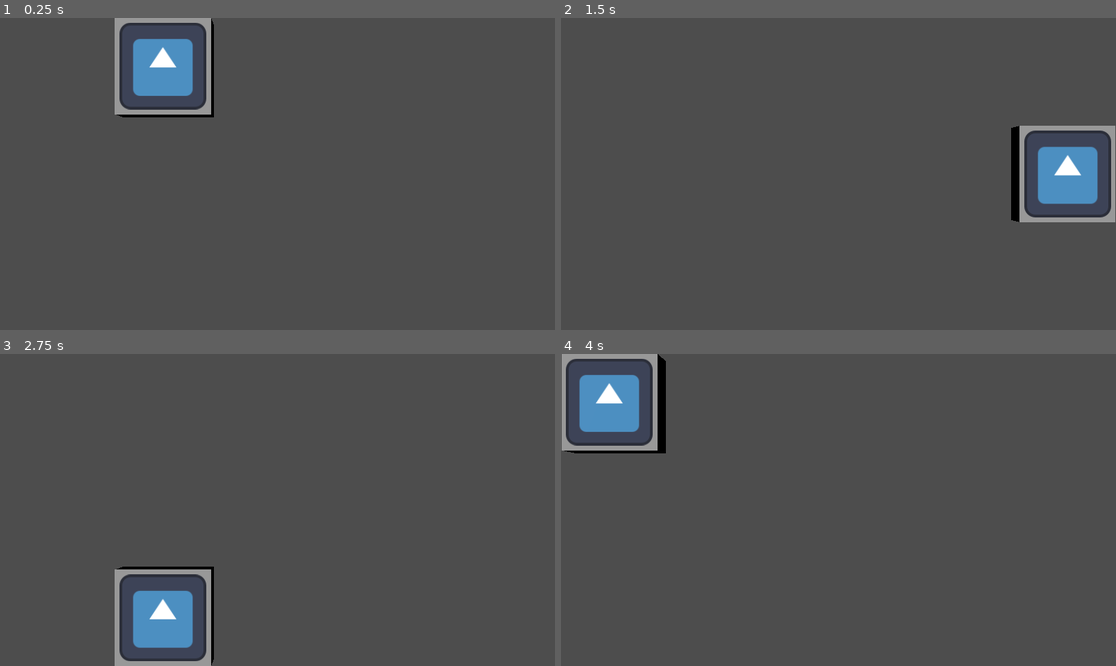
Above: before the commit, frames 1-4 (two rows, left to right).
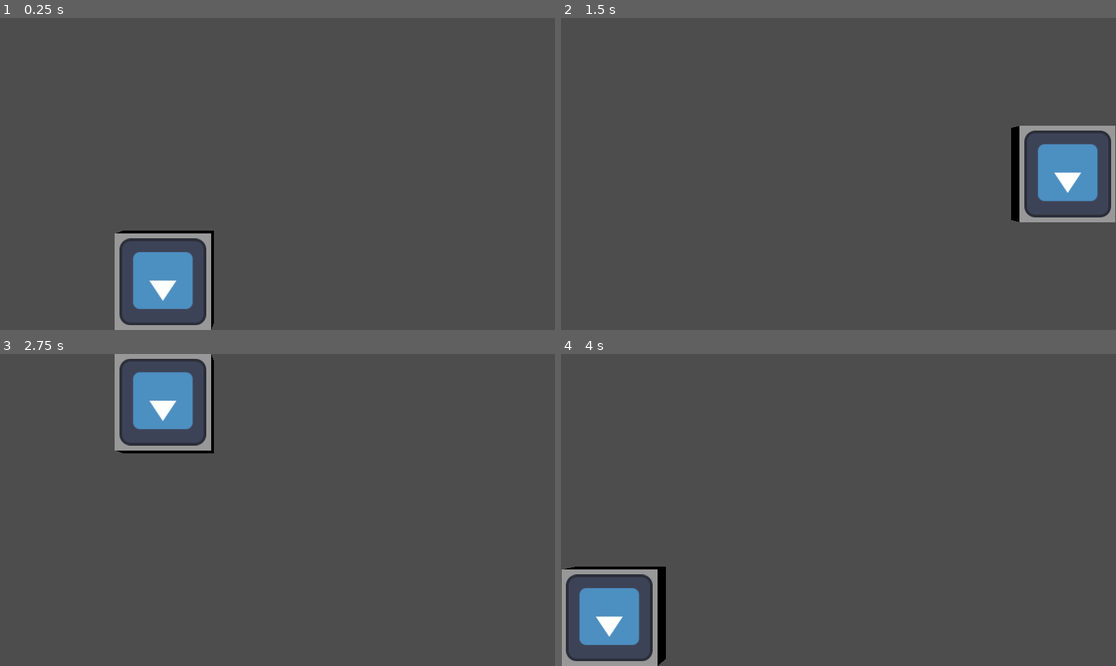
Above: after the commit, the same moments.

Repository: brombres/Godot-Mode2DX
Game: Godot game, scene res://Scene2DX.tscn
Two runs of this game, one before a commit and one after it. Both use one fixed random seed, a clock stepped at 60 frames per second and the inputs below. The engine's default icon, where the game draws it, is replaced by a stand-in: a white triangle on a blue panel in a dark square.
Inputs:
- Up to frame 1 (0.25 s): no input
- Up to frame 2 (1.5 s): no input
- Up to frame 3 (2.75 s): no input
- Up to frame 4 (4 s): no input

The runs differ from the first frame. In frame 1, 7.7% of the frame differs, in the area x 20-39%, y 0-100%; in frame 2, 0.5%; in frame 3, 7.8%; in frame 4, 8.2%, in the area x 0-19%, y 0-100%.

Commit message:
[Mode2DX] Updated

Diff:
--- a/Mode2DX.gd
+++ b/Mode2DX.gd
@@ -1,16 +1,8 @@
-# Mode2DX.gd
-# v1.1
-# July 7, 2023 by Brom Bresenham
+@tool
 
-## Mode2DX allows standard pixel coordinates to be used in a 3D scene. Add a Mode2DX node to the
-## scene and assign the scene's Camera3D to it. The positions of children you add to Mode2DX are
-## treated as pixel coordinates, with (0,0) being the top-left of the display. Two caveats: 1) Each
-## child node or subtree root must have a negative Y scale. 2) Always take the abs() of a child
-## nodes's scale before using it in a computation (applies to X, Y, and Z scale components). Mode2DX
-## makes itself a unique name so that other scripts can access it with '$%Mode2DX' AKA
-## 'get_node("%Mode2DX")' (or whatever this node is renamed to).
-class_name Mode2DX
-extends Node3D
+## Mode2DX allows standard pixel coordinates to be used in a 3D scene. Child nodes of a
+## Mode2DX node will use coordinates that match viewport pixel coordinates 1:1.
+class_name Mode2DX extends Node3D
 
 ## Mode2DX receives the viewport's 'size_changed' signal and then updates the 2DX display settings
 ## before emitting the 'display_size_changed' signal. Connecting to this signal ensures that
@@ -18,54 +10,125 @@
 signal display_size_changed(Vector2)
 
 ## The Camera3D that will be automatically adjusted to use pixel coordinates.
-@export var camera : Camera3D
+@export var camera : Camera3D :
+	set(value):
+		if camera != value:
+			camera = value
+			if Engine.is_editor_hint() and camera and _is_ready:
+				print( "[Mode2DX] Camera connected. Reselect the camera and add a checkmark to the 'Preview' box in the Editor viewport to see the scene in 2DX." )
 
 ## The current size of the viewport, in pixels. (0,0) is the top-left corner.
 var display_size : Vector2
 
+var _is_ready := false
+
 ## The depth at which 3D model size matches pixel size 1:1. The Mode2DX node is positioned at this
-## depth, so a child node with z=0 will have a 1:1 pixel size, a node with z=nominal_z*0.9 will be
-## closer to the camera, and a node with z=nominal_z*1.1 will be farther from the camera.
+## depth, so a child node with z=0 will have a 1:1 pixel size, a node with a positive [code]z[/code] will be
+## closer to the camera, and a node with negative [code]z[/code] will be farther from the camera.
 ##
-## Smaller nominal_z values exaggerate the effects of rotating into or moving along the Z axis,
-## while larger nominal_z values reduce the depth of the 3D effect.
+## Smaller [member nominal_z] values exaggerate the effects of rotating into or moving along the Z axis,
+## while larger [member nominal_z] values reduce the depth of the 3D effect.
 @export var nominal_z = 2000:
 	set(value):
-		if value != nominal_z: nominal_z=value; update_display_settings()
+		if nominal_z != value:
+			nominal_z = value
+			if _is_ready: update_display_settings( true )
 
 ## The far clipping plane. Note that the near clipping plane is fixed at 1.
 @export var z_far = 4000:
 	set(value):
-		if value != z_far: z_far=value; update_display_settings()
+		if z_far != value:
+			z_far = value
+			if _is_ready: update_display_settings( true )
 
-func update_display_settings():
-	# Called automatically on _ready(), when the viewport size changes, and from _process(). Can be
-	# called manually e.g. to update 'display_size' immediately after the current camera is changed.
+## Enabling this setting will put the (0,0) origin in the top-left corner instead of the bottom-left
+## corner for child nodes of this Mode2DX node, and down will now be y-positive instead of y-negative.
+## This matches the orientation conventional 2D coordinate systems. However, child nodes will appear
+## inverted by default, so they must be flipped or rotated 180 degrees on the Y axis. It may be
+## easier to leave [member top_left_origin] off and utlize [method place] and [method get_placement]
+## to set and get node positions in top-left-relative coordinates.
+@export var top_left_origin := false :
+	set(value):
+		if top_left_origin != value:
+			top_left_origin = value
+			if _is_ready: update_display_settings( true )
+
+## Returns the specified node's position as [Vector2] relative to a top-left origin of [code](0,0)[/code],
+## regardless of whether [member top_left_origin] is set or not. [param container_size] is optional and may be
+## used to specify the width and height of the local coordinate system; [member display_size] is used if
+## [param container_size] is unspecified.
+func get_placement( node:Node3D, container_size:Variant=null )->Vector2:
+	var result = Vector2( node.position.x, node.position.y )
+	if top_left_origin: return result
+	else :              return invert_y( result, container_size )
+
+## Inverts the Y coordinate of a vector, [Rect2], or [AABB], relative to the viewport display size
+## or the specified [param container_size]. [method get_placement] and [method place] utilize this method.
+## Call it directly to invert a [Rect2] or [AABB].
+func invert_y( pos:Variant, container_size:Variant=null )->Variant:
+	if not container_size: container_size = display_size
+	match typeof(pos):
+		TYPE_VECTOR2:   pos.y = container_size.y - pos.y
+		TYPE_VECTOR2I:  pos.y = container_size.y - pos.y
+		TYPE_RECT2:     pos.position.y = container_size.y - pos.end.y
+		TYPE_RECT2I:    pos.position.y = container_size.y - pos.end.y
+		TYPE_VECTOR3:   pos.y = container_size.y - pos.y
+		TYPE_VECTOR3I:  pos.y = container_size.y - pos.y
+		TYPE_VECTOR4:   pos.y = container_size.y - pos.y
+		TYPE_VECTOR4I:  pos.y = container_size.y - pos.y
+		TYPE_AABB:      pos.position.y = container_size.y - pos.end.y
+	return pos
+
+## Places [param node] at the specified position. [param pos] is a [Vector2] or [Vector3] that
+## is relative to a top-left [code](0,0)[/code] origin, regardless of whether [member top_left_origin]
+## is set or not. [param container_size] is optional and may be used to specify the width and height
+## of the local coordinate system; [member display_size] is used if [param container_size] is unspecified.
+func place( node:Node3D, pos:Variant, container_size:Variant=null ):
+	pos = Vector3( pos.x, pos.y, node.position.z )
+	if top_left_origin: node.position = pos
+	else:               node.position = invert_y( pos, container_size )
+
+## Called automatically on [method _ready] and when the viewport size changes. Can be
+## called manually e.g. to update [member display_size] immediately after the current camera is changed.
+## Pass [code]true[/code] to force an update even if the viewport size hasn't changed.
+func update_display_settings( force_update:bool=false ):
 	if not camera:
-		printerr( "[Mode2DX] No camera assigned." )
+		if not Engine.is_editor_hint(): printerr( "[Mode2DX] No camera assigned." )
 		return
 
-	var viewport = get_viewport()
+	var viewport = EditorInterface.get_editor_viewport_3d(0) if Engine.is_editor_hint() else get_viewport()
 	if not viewport: return
 
-	display_size = viewport.get_visible_rect().size
+	var new_display_size = viewport.get_visible_rect().size
+	if display_size == new_display_size and not force_update: return
+	display_size = new_display_size
 
 	var k = (nominal_z + 1)
 	var size = display_size.y / k
 	camera.set_frustum( size, Vector2(), 1, z_far )
 
 	var offset = display_size/2
-	position = Vector3( -offset.x, offset.y, -nominal_z )
+	if top_left_origin: offset.y = -offset.y
+	position = Vector3( -offset.x, -offset.y, -nominal_z )
 	rotation = Vector3()
-	scale = Vector3( 1, -1, 1 )
+	scale = Vector3( 1, (-1 if top_left_origin else 1), 1 )
 
-	print( str("[Mode2DX] ", camera.name, ".set_frustum(",size,",Vector2(),1,",z_far,")") )
+	print( str("[Mode2DX] ", camera.name, ".set_frustum(",size,",Vector2(0,0),1,",z_far,")") )
 	print( str("[Mode2DX] ", name, ".position = ",position) )
 	print( str("[Mode2DX] ", name, ".scale = ",scale) )
 
-	display_size_changed.emit( display_size )
+	if Engine.is_editor_hint():
+		for connection in display_size_changed.get_connections():
+			if connection.callable.get_object().get_script().is_tool():
+				connection.callable.call( display_size )
+	else:
+		display_size_changed.emit( display_size )
+
+func _process( _dt ):
+	if Engine.is_editor_hint(): update_display_settings()
 
 func _ready():
+	_is_ready = true
 	unique_name_in_owner = true  # enable access using $%Mode2DX and get_node("%Mode2DX")
 	get_viewport().connect( "size_changed", _on_viewport_size_changed )
 	update_display_settings()
Not shown, changed: README.md
